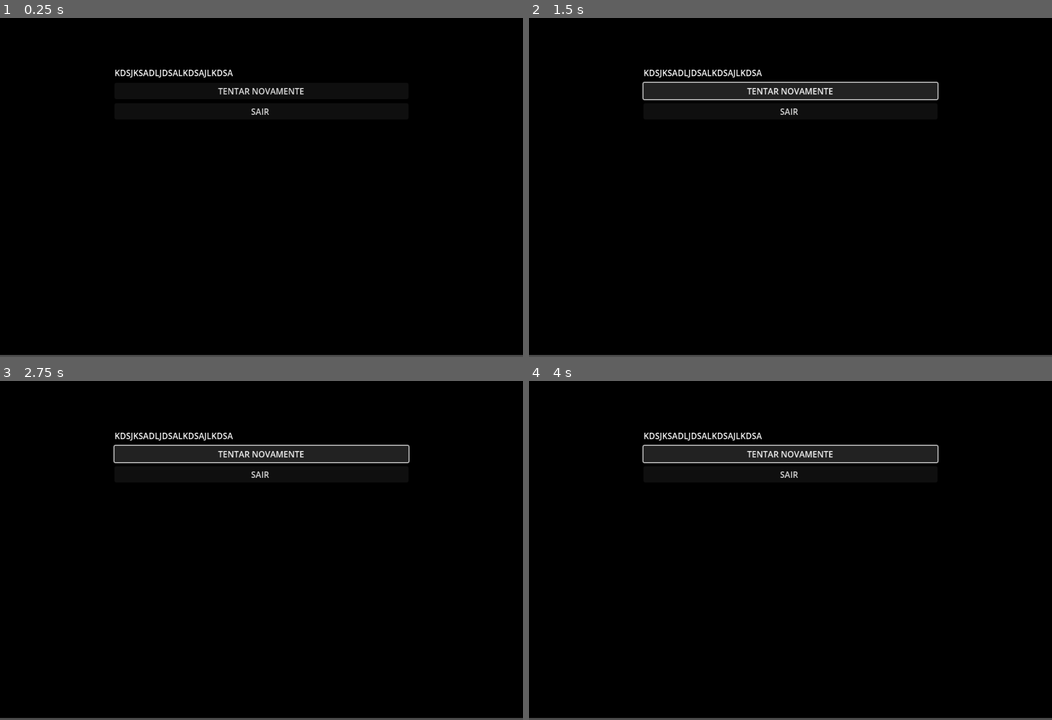
Above: before the commit, frames 1-4 (two rows, left to right).
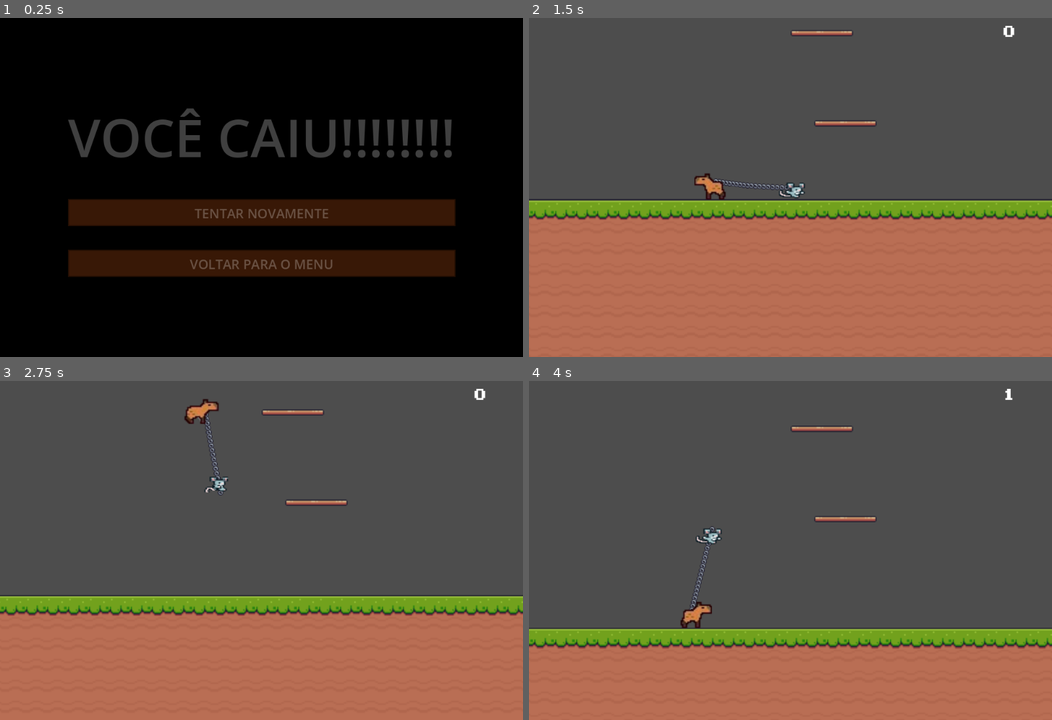
Above: after the commit, the same moments.

Repository: MarinVLT/jump-together
Game: Godot game, scene res://scenes/reset.tscn
Two runs of this game, one before a commit and one after it. Both use one fixed random seed, a clock stepped at 60 frames per second and the inputs below. This scene is started directly instead of the project's main scene.
Inputs:
- Up to frame 1 (0.25 s): no input
- Up to frame 2 (1.5 s): click "TENTAR NOVAMENTE" at 0.5 s; tap Enter at 1.25 s; hold Right (ui_right) from 1.28 s (still down); tap A (a) at 1.35 s
- Up to frame 3 (2.75 s): keep holding Right (ui_right); tap Up (ui_up) at 1.52, 2.27 s; tap D (d) at 1.55, 2.1 s; tap W (w) at 2.3 s
- Up to frame 4 (4 s): release Right (ui_right) at 2.78 s; hold Left (ui_left) 2.78-3.53 s; tap W (w) at 2.85 s; tap A (a) at 3.05, 3.6 s; hold Right (ui_right) from 3.53 s (still down); tap Up (ui_up) at 3.77 s; tap D (d) at 3.8 s

The runs differ from the first frame. In frame 1, 16% of the frame differs, in the area x 0-100%, y 15-100%; in frame 2, 100%; in frame 3, 100%; in frame 4, 100%, in the area x 0-100%, y 0-100%.

Commit message:
tela de morte finalizada

Diff:
--- /dev/null
+++ b/end_area.gd
@@ -0,0 +1,16 @@
+extends Area2D
+
+
+# Called when the node enters the scene tree for the first time.
+func _ready():
+	pass # Replace with function body.
+
+
+# Called every frame. 'delta' is the elapsed time since the previous frame.
+func _process(delta):
+	pass
+
+
+func _on_body_entered(body):
+	if(body.name == "Player1" or body.name == "Player2"):
+		get_tree().change_scene_to_file("res://scenes/reset.tscn")
--- /dev/null
+++ b/reset.gd
@@ -0,0 +1,19 @@
+extends Control
+
+
+# Called when the node enters the scene tree for the first time.
+func _ready():
+	pass # Replace with function body.
+
+
+# Called every frame. 'delta' is the elapsed time since the previous frame.
+func _process(delta):
+	pass
+
+
+func _on_button_pressed():
+	get_tree().change_scene_to_file("res://scenes/main.tscn")
+
+
+func _on_button_2_pressed():
+	get_tree().change_scene_to_file("res://scenes/title_screen.tscn")
--- a/scenes/main.tscn
+++ b/scenes/main.tscn
@@ -8,6 +8,7 @@
 [ext_resource type="Script" path="res://scripts/Chain.gd" id="4_u5jrd"]
 [ext_resource type="Texture2D" uid="uid://b0ilgqidtpek3" path="res://assets/Pixel Adventure 1/Free/Terrain/Terrain (16x16).png" id="5_dp6ns"]
 [ext_resource type="Script" path="res://scripts/Camera.gd" id="6_ahgm4"]
+[ext_resource type="Script" path="res://end_area.gd" id="9_h37w5"]
 
 [sub_resource type="TileSetAtlasSource" id="TileSetAtlasSource_28lst"]
 texture = ExtResource("5_dp6ns")
@@ -918,6 +919,9 @@
 physics_layer_0/collision_layer = 1
 sources/0 = SubResource("TileSetAtlasSource_m25yg")
 
+[sub_resource type="RectangleShape2D" id="RectangleShape2D_8ot6t"]
+size = Vector2(399, 73)
+
 [node name="main" type="Control"]
 layout_mode = 3
 anchors_preset = 15
@@ -984,8 +988,17 @@
 editor_draw_limits = true
 script = ExtResource("6_ahgm4")
 
+[node name="end_area" type="Area2D" parent="YSort/Camera2D"]
+position = Vector2(1, 219)
+script = ExtResource("9_h37w5")
+metadata/_edit_group_ = true
+
+[node name="CollisionShape2D" type="CollisionShape2D" parent="YSort/Camera2D/end_area"]
+shape = SubResource("RectangleShape2D_8ot6t")
+
 [node name="Timer" type="Timer" parent="."]
 wait_time = 0.05
 autostart = true
 
+[connection signal="body_entered" from="YSort/Camera2D/end_area" to="YSort/Camera2D/end_area" method="_on_body_entered"]
 [connection signal="timeout" from="Timer" to="." method="_on_timer_timeout"]
--- a/scenes/reset.tscn
+++ b/scenes/reset.tscn
@@ -1,4 +1,43 @@
-[gd_scene format=3 uid="uid://iip2gdfv0jxg"]
+[gd_scene load_steps=6 format=3 uid="uid://iip2gdfv0jxg"]
+
+[ext_resource type="Script" path="res://reset.gd" id="1_setok"]
+[ext_resource type="Theme" uid="uid://burrrtpd8blug" path="res://themes/default_btn.tres" id="1_wiqc0"]
+
+[sub_resource type="Animation" id="Animation_hfoyn"]
+length = 0.001
+tracks/0/type = "value"
+tracks/0/imported = false
+tracks/0/enabled = true
+tracks/0/path = NodePath("VBoxContainer:modulate")
+tracks/0/interp = 1
+tracks/0/loop_wrap = true
+tracks/0/keys = {
+"times": PackedFloat32Array(0),
+"transitions": PackedFloat32Array(1),
+"update": 0,
+"values": [Color(1, 1, 1, 0)]
+}
+
+[sub_resource type="Animation" id="Animation_ewip4"]
+resource_name = "fading"
+tracks/0/type = "value"
+tracks/0/imported = false
+tracks/0/enabled = true
+tracks/0/path = NodePath("VBoxContainer:modulate")
+tracks/0/interp = 1
+tracks/0/loop_wrap = true
+tracks/0/keys = {
+"times": PackedFloat32Array(0, 1),
+"transitions": PackedFloat32Array(1, 1),
+"update": 0,
+"values": [Color(1, 1, 1, 0), Color(1, 1, 1, 1)]
+}
+
+[sub_resource type="AnimationLibrary" id="AnimationLibrary_8two6"]
+_data = {
+"RESET": SubResource("Animation_hfoyn"),
+"fading": SubResource("Animation_ewip4")
+}
 
 [node name="Reset" type="Control"]
 layout_mode = 3
@@ -7,14 +46,19 @@
 anchor_bottom = 1.0
 grow_horizontal = 2
 grow_vertical = 2
+script = ExtResource("1_setok")
 
 [node name="ColorRect" type="ColorRect" parent="."]
-layout_mode = 0
-offset_right = 1000.0
-offset_bottom = 644.0
+layout_mode = 1
+anchors_preset = 15
+anchor_right = 1.0
+anchor_bottom = 1.0
+grow_horizontal = 2
+grow_vertical = 2
 color = Color(0, 0, 0, 1)
 
 [node name="VBoxContainer" type="VBoxContainer" parent="."]
+modulate = Color(1, 1, 1, 0)
 layout_mode = 1
 anchors_preset = 8
 anchor_left = 0.5
@@ -27,21 +71,38 @@
 offset_bottom = 231.5
 grow_horizontal = 2
 grow_vertical = 2
+alignment = 1
 
 [node name="Label" type="Label" parent="VBoxContainer"]
 layout_mode = 2
-text = "KDSJKSADLJDSALKDSAJLKDSA"
+theme_override_font_sizes/font_size = 100
+text = "VOCÊ CAIU!!!!!!!!"
+horizontal_alignment = 1
+vertical_alignment = 1
 
 [node name="MarginContainer" type="MarginContainer" parent="VBoxContainer"]
+custom_minimum_size = Vector2(0, 50)
 layout_mode = 2
 
 [node name="Button" type="Button" parent="VBoxContainer"]
 layout_mode = 2
+theme = ExtResource("1_wiqc0")
 text = "TENTAR NOVAMENTE"
 
 [node name="MarginContainer2" type="MarginContainer" parent="VBoxContainer"]
+custom_minimum_size = Vector2(0, 50)
 layout_mode = 2
 
 [node name="Button2" type="Button" parent="VBoxContainer"]
 layout_mode = 2
-text = "SAIR "
+theme = ExtResource("1_wiqc0")
+text = "VOLTAR PARA O MENU"
+
+[node name="fade" type="AnimationPlayer" parent="."]
+libraries = {
+"": SubResource("AnimationLibrary_8two6")
+}
+autoplay = "fading"
+
+[connection signal="pressed" from="VBoxContainer/Button" to="." method="_on_button_pressed"]
+[connection signal="pressed" from="VBoxContainer/Button2" to="." method="_on_button_2_pressed"]
Not shown: 1 places in scenes/main.tscn that only renumber resources
